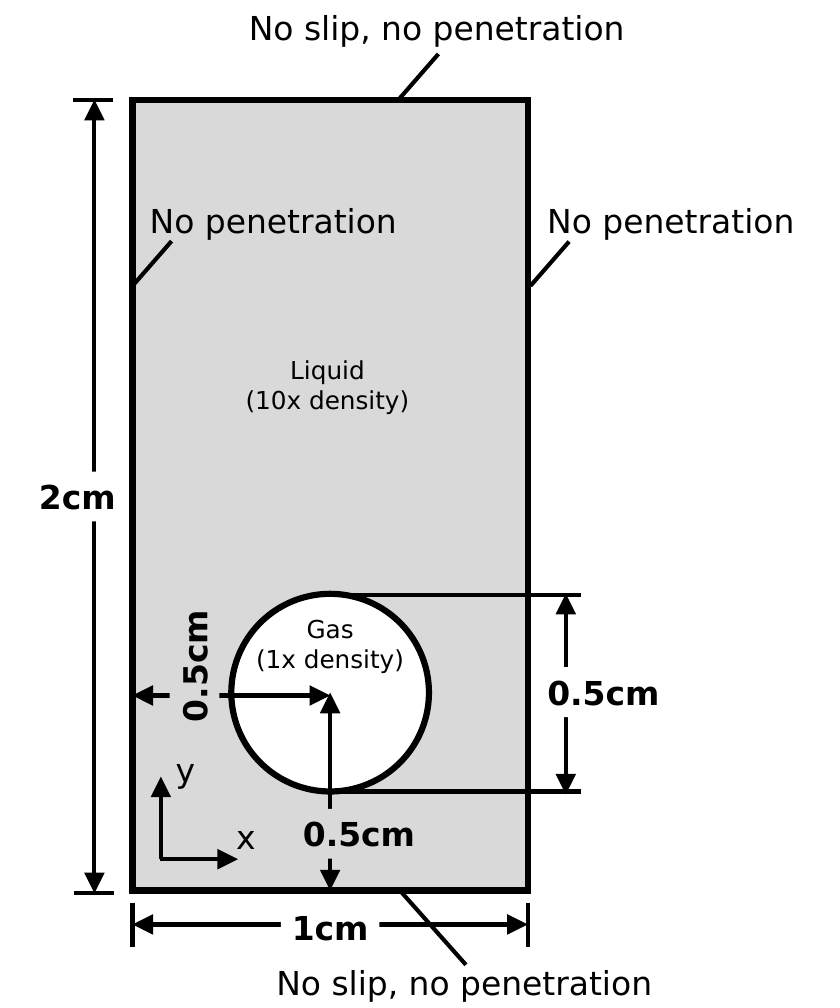
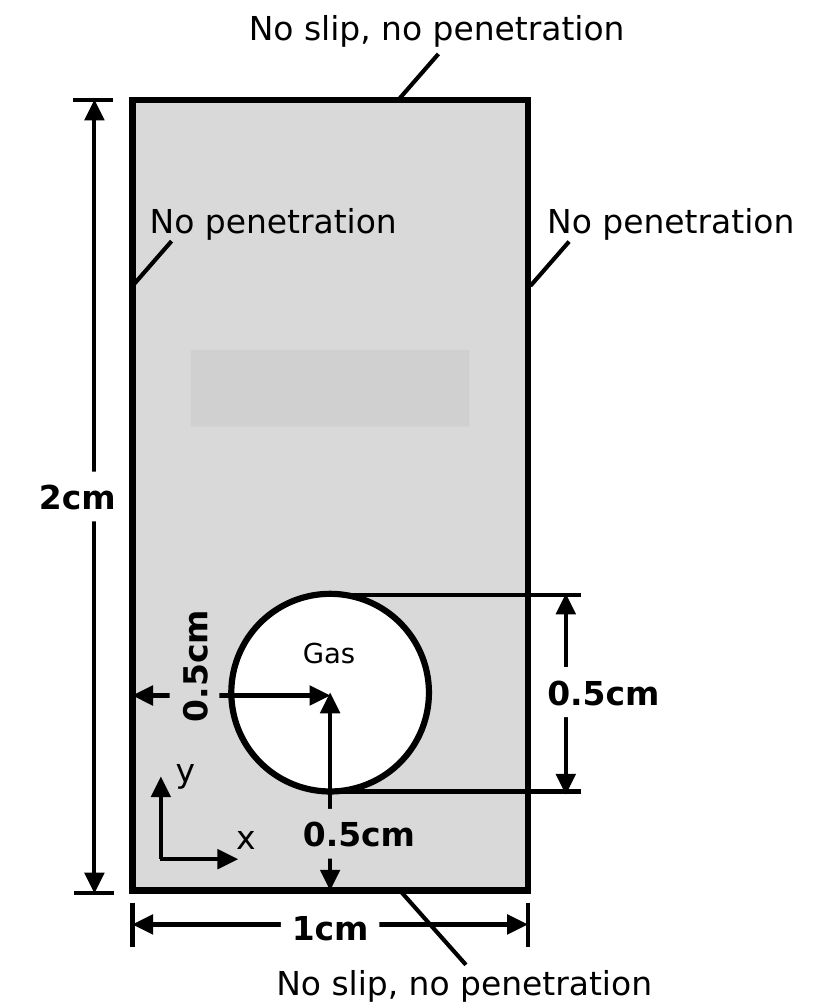
Before and after one commit to Daniel-Chin/droplet, a slide deck: slide 1 of JCP/figs/domain_schematics/risingBubble.pptx. Drawn at 840x1008 pixels with LibreOffice and Linux fonts; fonts in the diff are those of the drawing; grey boxes stand for pictures. Boxes give left, top, right and bottom in pixels: in the first picture for what was removed or moved away, otherwise in the second. Text is boxed around its words. In the diff, an @@ line names an element or a change of style, - is before the commit and + after.

```diff
--- a/JCP/figs/domain_schematics/risingBubble.pptx
+++ b/JCP/figs/domain_schematics/risingBubble.pptx
@@ picture added at [191,350,469,426] @@
@@ text removed at [246,360,409,414] @@
-Liquid
-(10x density)
@@ text at [303,642,355,664]: text changed; size 18 to 20 pt @@
-Gas
-(1x density)
+Gas
```
Also in this commit, not shown: 5 other files.
